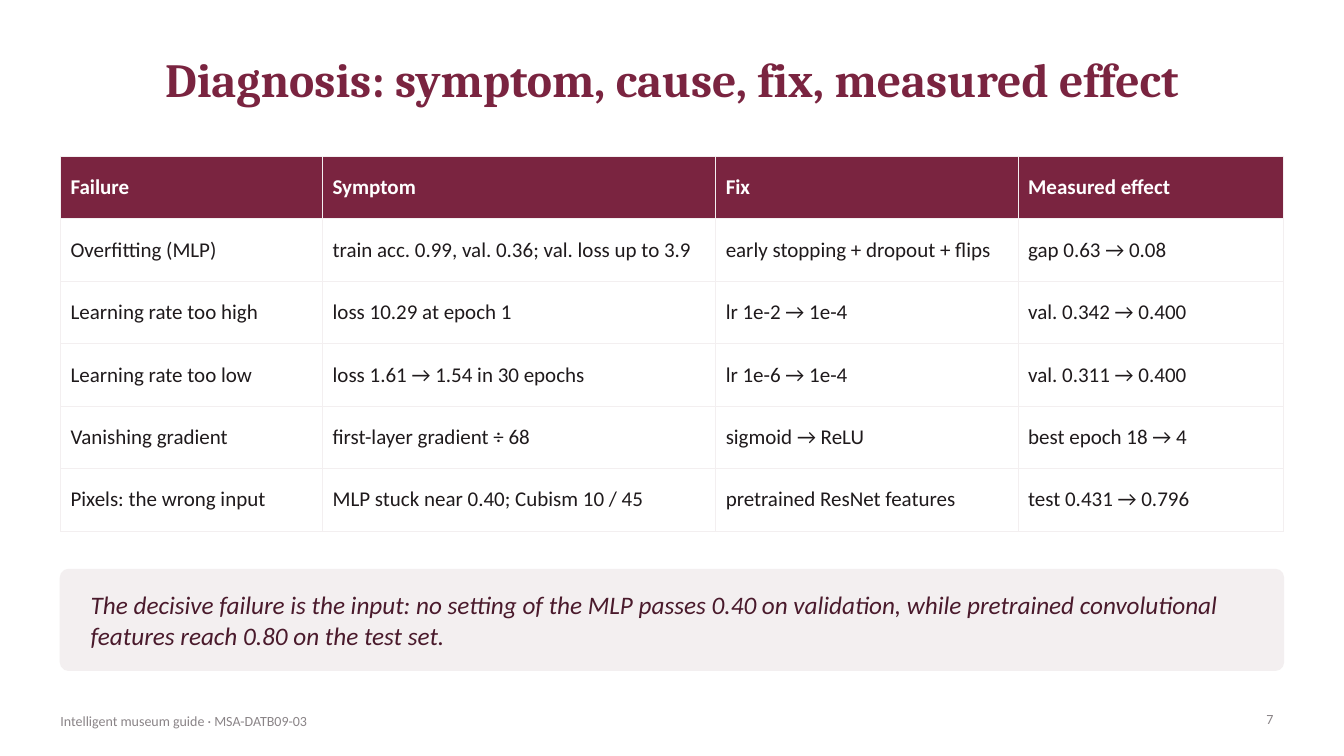
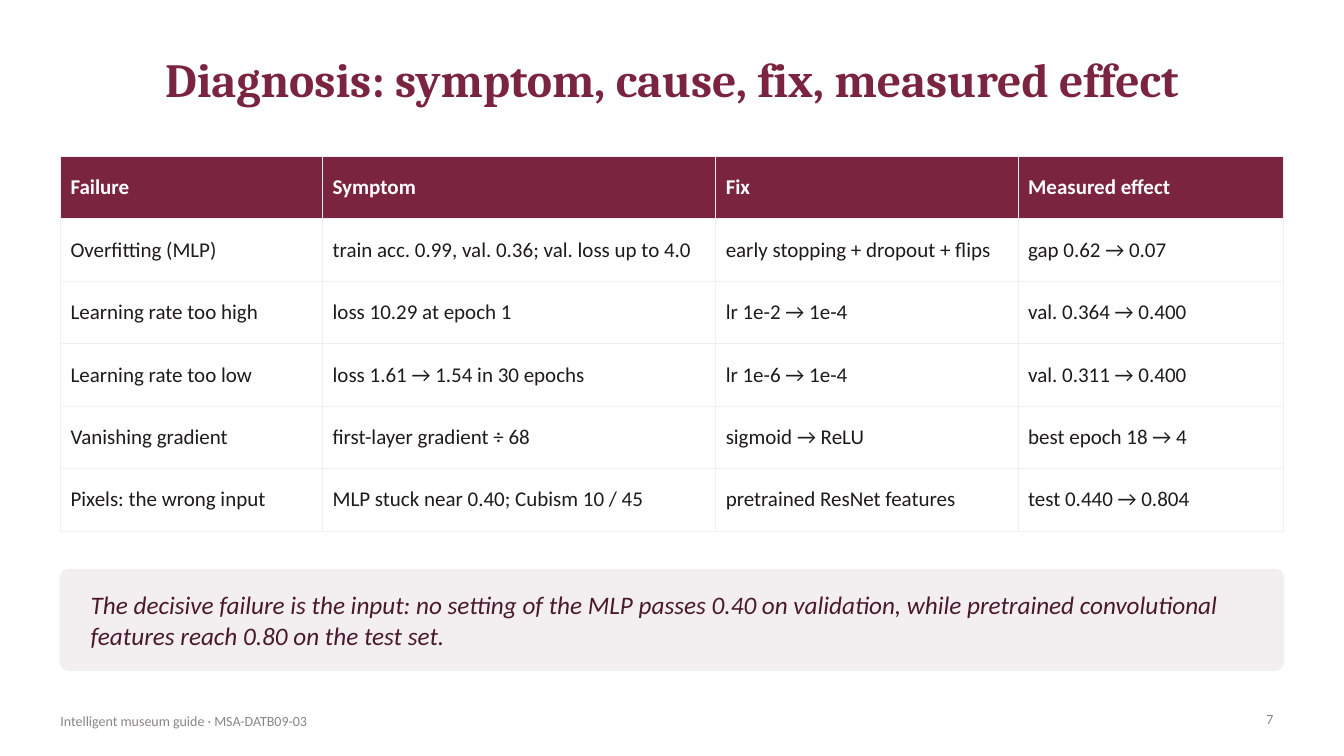
Before and after one commit to ugozchi/nn-deep-learning-foundations, a slide deck: slide 7 of Final Project/presentation/museum_guide.pptx. Drawn at 1344x756 pixels with LibreOffice and Linux fonts; fonts in the diff are those of the drawing. Boxes give left, top, right and bottom in pixels: in the first picture for what was removed or moved away, otherwise in the second. Text is boxed around its words. In the diff, an @@ line names an element or a change of style, - is before the commit and + after.

```diff
--- a/Final Project/presentation/museum_guide.pptx
+++ b/Final Project/presentation/museum_guide.pptx
@@ table at [60,156,1284,514] @@
-row 2, column 2: train acc. 0.99, val. 0.36; val. loss up to 3.9
+row 2, column 2: train acc. 0.99, val. 0.36; val. loss up to 4.0
-row 2, column 4: gap 0.63 → 0.08
+row 2, column 4: gap 0.62 → 0.07
-row 3, column 4: val. 0.342 → 0.400
+row 3, column 4: val. 0.364 → 0.400
-row 6, column 4: test 0.431 → 0.796
+row 6, column 4: test 0.440 → 0.804
```
Also in this commit, not shown: 4 other slides changed, 1 slide added, 1 slide removed, 4 other files.
